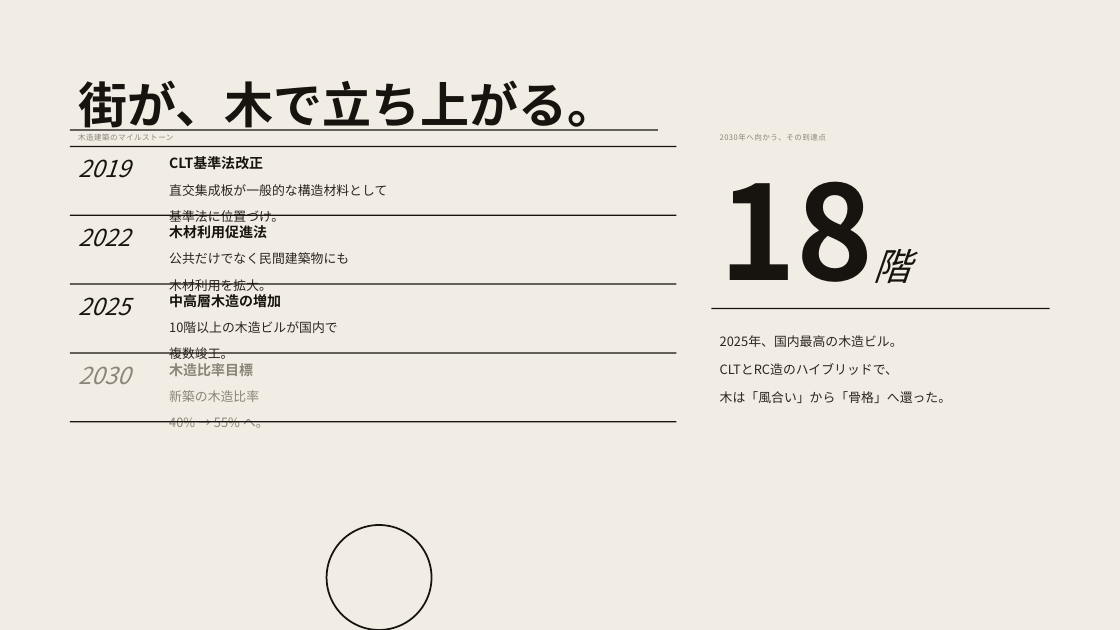
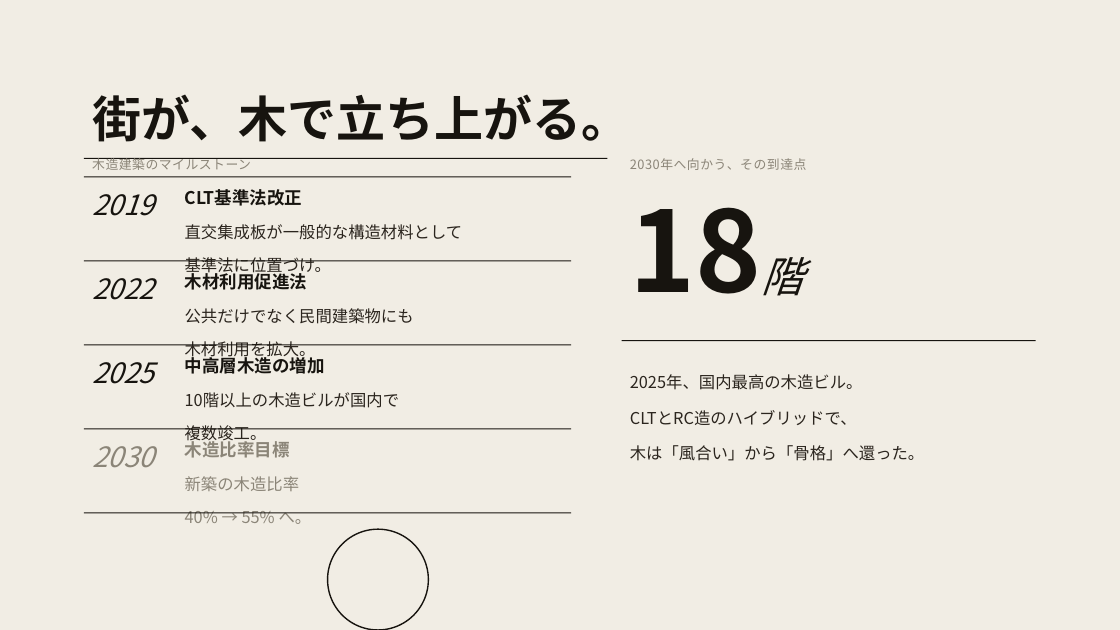
Before and after one commit to horihorihorihorichiz/-, a slide deck: slide 4 of slides/exports/architecture2026_text.pptx. Drawn at 1120x630 pixels with LibreOffice and Linux fonts; fonts in the diff are those of the drawing. Boxes give left, top, right and bottom in pixels: in the first picture for what was removed or moved away, otherwise in the second. Text is boxed around its words. In the diff, an @@ line names an element or a change of style, - is before the commit and + after.

```diff
--- a/slides/exports/architecture2026_text.pptx
+++ b/slides/exports/architecture2026_text.pptx
@@ text "街が、木で立ち上がる。" rewrapped from (78,80,616,135) to (92,94,630,142) @@
@@ text "木造建築のマイルストーン": place and size @@
-text "木造建築のマイルストーン" at (78,134,173,141)
+text "木造建築のマイルストーン" at (92,158,251,170)
@@ text "木造建築のマイルストーン" at (92,158,251,170): size 6.5 to 11 pt; vertical alignment middle to top @@
@@ rectangle: place and size @@
-rectangle at (70,129,658,130)
+rectangle at (84,158,607,159)
@@ rectangle: place and size @@
-rectangle at (70,146,676,147)
+rectangle at (84,176,571,177)
@@ text "2030年へ向かう、その到達点" at (630,158,807,170): size 6.5 to 11 pt; vertical alignment middle to top @@
@@ text "18階": place and size @@
-text "18階" at (712,146,1050,304)
+text "18階" at (622,176,1036,336)
@@ text "18階" at (622,176,1036,336): size 112 to 96 pt, size 32 to 36 pt in "18階" @@
@@ text "2030年へ向かう、その到達点": place and size @@
-text "2030年へ向かう、その到達点" at (720,134,826,141)
+text "2030年へ向かう、その到達点" at (630,158,807,170)
@@ text "2019": place and size @@
-text "2019" at (78,159,130,178)
+text "2019" at (92,194,154,216)
@@ text "CLT基準法改正 直交集成板が一般的な構造材料として": place and size @@
-text "CLT基準法改正 直交集成板が一般的な構造材料として" at (169,156,387,222)
+text "CLT基準法改正 直交集成板が一般的な構造材料として" at (185,189,463,277)
@@ text "CLT基準法改正 直交集成板が一般的な構造材料として" at (185,189,463,277): size 12 to 15 pt in "CLT基準法改正"; size 11 to 14 pt in "直交集成板が一般的な構造材料として", "基準法に位置づけ。" @@
@@ text "2022": place and size @@
-text "2022" at (78,228,130,247)
+text "2022" at (92,278,154,300)
@@ rectangle: place and size @@
-rectangle at (70,215,676,216)
+rectangle at (84,260,571,261)
@@ text "木材利用促進法 公共だけでなく民間建築物にも": place and size @@
-text "木材利用促進法 公共だけでなく民間建築物にも" at (169,225,349,291)
+text "木材利用促進法 公共だけでなく民間建築物にも" at (185,270,414,361)
@@ text "木材利用促進法 公共だけでなく民間建築物にも" at (185,270,414,361): size 12 to 15 pt in "木材利用促進法"; size 11 to 14 pt in "公共だけでなく民間建築物にも", "木材利用を拡大。" @@
@@ text "2025": place and size @@
-text "2025" at (78,297,130,316)
+text "2025" at (92,362,154,384)
@@ rectangle: place and size @@
-rectangle at (70,283,676,284)
+rectangle at (84,344,571,345)
@@ text "中高層木造の増加 10階以上の木造ビルが国内で": place and size @@
-text "中高層木造の増加 10階以上の木造ビルが国内で" at (169,294,338,359)
+text "中高層木造の増加 10階以上の木造ビルが国内で" at (185,354,400,445)
@@ text "中高層木造の増加 10階以上の木造ビルが国内で" at (185,354,400,445): size 12 to 15 pt in "中高層木造の増加"; size 11 to 14 pt in "10階以上の木造ビルが国内で", "複数竣工。" @@
@@ text "2025年、国内最高の木造ビル。": place and size @@
-text "2025年、国内最高の木造ビル。" at (720,335,951,403)
+text "2025年、国内最高の木造ビル。" at (630,374,925,461)
@@ text "2025年、国内最高の木造ビル。" at (630,374,925,461): size 11 to 14 pt @@
@@ rectangle: place and size @@
-rectangle at (712,308,1050,309)
+rectangle at (622,340,1036,341)
@@ size 20 to 24 pt in 4 elements at (92,194,154,216), (92,278,154,300), (92,362,154,384), (92,446,154,467) @@
@@ text "2030": place and size @@
-text "2030" at (78,366,130,384)
+text "2030" at (92,446,154,467)
@@ rectangle: place and size @@
-rectangle at (70,352,676,353)
+rectangle at (84,429,571,429)
@@ text "木造比率目標 新築の木造比率": place and size @@
-text "木造比率目標 新築の木造比率" at (169,363,269,428)
+text "木造比率目標 新築の木造比率" at (185,438,312,524)
@@ text "木造比率目標 新築の木造比率" at (185,438,312,524): size 12 to 15 pt in "木造比率目標"; size 11 to 14 pt in "新築の木造比率", "40% → 55% へ。" @@
@@ rectangle: place and size @@
-rectangle at (70,421,676,422)
+rectangle at (84,513,571,513)
@@ ellipse: place and size @@
-ellipse at (327,525,432,630)
+ellipse at (328,529,429,630)
@@ ellipse at (328,529,429,630): outline #17140F 1.5 pt to #17140F 1.2 pt @@
```
Also in this commit, not shown: 6 other slides changed, 1 other file.
